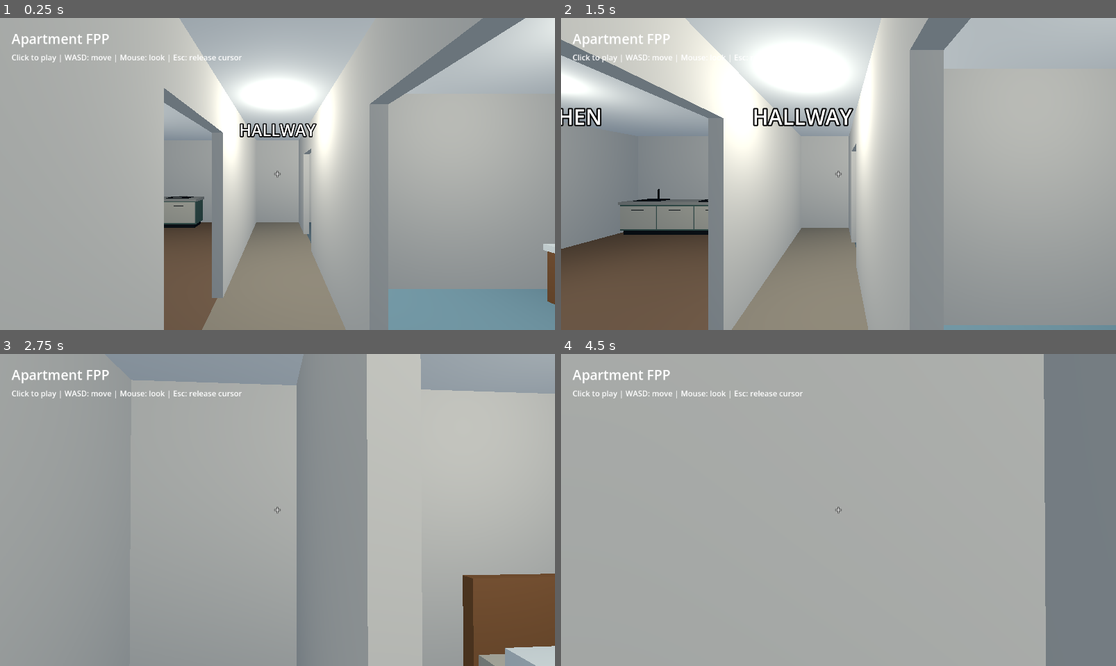
Above: before the commit, frames 1-4 (two rows, left to right).
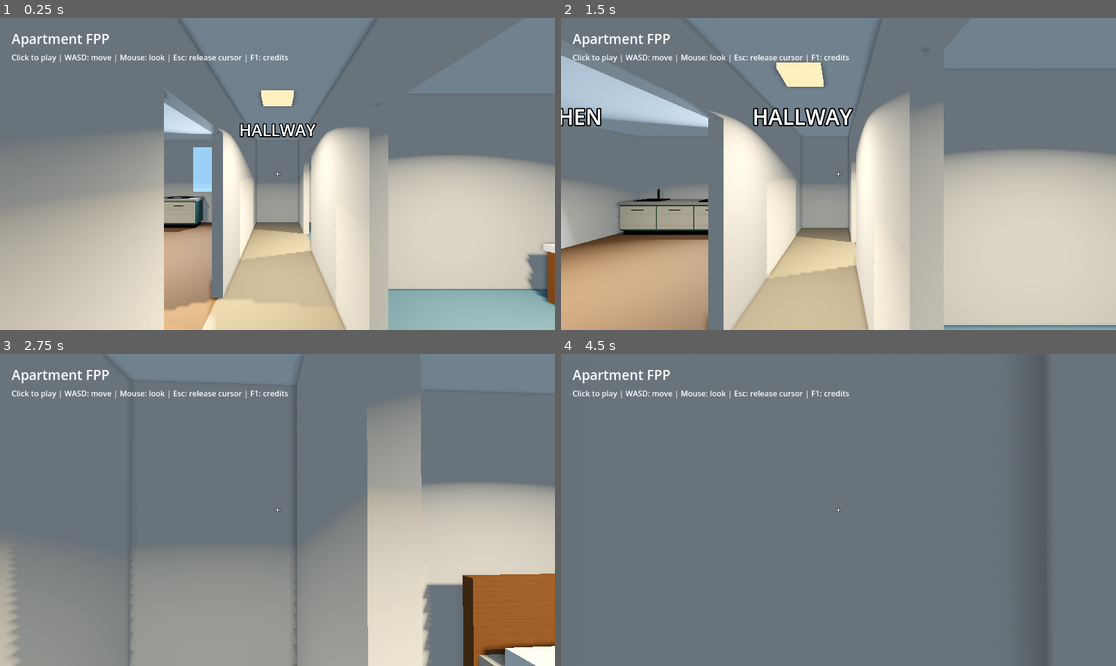
Above: after the commit, the same moments.

Repository: lwg1103/the-game-poc
Game: Godot game, scene res://scenes/main.tscn
Two runs of this game, one before a commit and one after it. Both use one fixed random seed, a clock stepped at 60 frames per second and the inputs below.
Inputs (mouse positions are in pixels of both pictures, inside the frame that each line leads up to):
- Up to frame 1 (0.25 s): no input
- Up to frame 2 (1.5 s): tap Enter at 0.5, 1.25 s; move the mouse to (960, 158) at 0.52 s; hold D (move_right) 0.53-1.28 s; click (960, 158) at 0.67 s; move the mouse to (810, 174) at 1.27 s; hold W (move_forward) from 1.28 s (still down); click (810, 174) at 1.42 s
- Up to frame 3 (2.75 s): keep holding W (move_forward); tap Enter at 2 s; move the mouse to (288, 503) at 2.02 s; click (288, 503) at 2.17 s
- Up to frame 4 (4.5 s): keep holding W (move_forward); tap Enter at 2.75, 3.5, 4.25 s; move the mouse to (832, 516) at 2.77 s; click (832, 516) at 2.92 s; move the mouse to (877, 513) at 3.52 s; click (877, 513) at 3.67 s; move the mouse to (794, 506) at 4.27 s; click (794, 506) at 4.42 s

The runs differ from the first frame. In frame 1, 86% of the frame differs, in the area x 0-100%, y 0-100%; in frame 2, 83%; in frame 3, 70%; in frame 4, 87%, in the area x 0-89%, y 0-100%.

Commit message:
Add licenses lighting GI evaluation and release benchmark (T12-T15)

Diff:
--- a/assets/models/bed.tscn
+++ b/assets/models/bed.tscn
@@ -13,42 +13,52 @@
 [ext_resource type="Material" path="res://assets/materials/stone.tres" id="stone"]
 
 [sub_resource type="BoxMesh" id="m0"]
+add_uv2 = true
 size = Vector3(1.6, 0.3, 2)
 material = ExtResource("oak")
 
 [sub_resource type="BoxMesh" id="m1"]
+add_uv2 = true
 size = Vector3(1.52, 0.22, 1.9)
 material = ExtResource("linen")
 
 [sub_resource type="BoxMesh" id="m2"]
+add_uv2 = true
 size = Vector3(1.6, 1, 0.08)
 material = ExtResource("oak")
 
 [sub_resource type="BoxMesh" id="m3"]
+add_uv2 = true
 size = Vector3(1.53, 0.08, 1.25)
 material = ExtResource("sage")
 
 [sub_resource type="BoxMesh" id="m4"]
+add_uv2 = true
 size = Vector3(0.6, 0.16, 0.4)
 material = ExtResource("ceramic")
 
 [sub_resource type="BoxMesh" id="m5"]
+add_uv2 = true
 size = Vector3(0.6, 0.16, 0.4)
 material = ExtResource("ceramic")
 
 [sub_resource type="BoxMesh" id="m6"]
+add_uv2 = true
 size = Vector3(0.06, 0.1, 0.06)
 material = ExtResource("oak")
 
 [sub_resource type="BoxMesh" id="m7"]
+add_uv2 = true
 size = Vector3(0.06, 0.1, 0.06)
 material = ExtResource("oak")
 
 [sub_resource type="BoxMesh" id="m8"]
+add_uv2 = true
 size = Vector3(0.06, 0.1, 0.06)
 material = ExtResource("oak")
 
 [sub_resource type="BoxMesh" id="m9"]
+add_uv2 = true
 size = Vector3(0.06, 0.1, 0.06)
 material = ExtResource("oak")
 
--- a/assets/models/kitchen.tscn
+++ b/assets/models/kitchen.tscn
@@ -13,58 +13,72 @@
 [ext_resource type="Material" path="res://assets/materials/stone.tres" id="stone"]
 
 [sub_resource type="BoxMesh" id="m0"]
+add_uv2 = true
 size = Vector3(2.9, 0.16, 0.52)
 material = ExtResource("metal")
 
 [sub_resource type="BoxMesh" id="m1"]
+add_uv2 = true
 size = Vector3(3, 0.7, 0.6)
 material = ExtResource("sage")
 
 [sub_resource type="BoxMesh" id="m2"]
+add_uv2 = true
 size = Vector3(3.06, 0.08, 0.65)
 material = ExtResource("stone")
 
 [sub_resource type="BoxMesh" id="m3"]
+add_uv2 = true
 size = Vector3(0.96, 0.63, 0.035)
 material = ExtResource("linen")
 
 [sub_resource type="BoxMesh" id="m4"]
+add_uv2 = true
 size = Vector3(0.96, 0.63, 0.035)
 material = ExtResource("linen")
 
 [sub_resource type="BoxMesh" id="m5"]
+add_uv2 = true
 size = Vector3(0.96, 0.63, 0.035)
 material = ExtResource("linen")
 
 [sub_resource type="BoxMesh" id="m6"]
+add_uv2 = true
 size = Vector3(0.3, 0.025, 0.03)
 material = ExtResource("metal")
 
 [sub_resource type="BoxMesh" id="m7"]
+add_uv2 = true
 size = Vector3(0.3, 0.025, 0.03)
 material = ExtResource("metal")
 
 [sub_resource type="BoxMesh" id="m8"]
+add_uv2 = true
 size = Vector3(0.3, 0.025, 0.03)
 material = ExtResource("metal")
 
 [sub_resource type="BoxMesh" id="m9"]
+add_uv2 = true
 size = Vector3(0.65, 0.025, 0.48)
 material = ExtResource("metal")
 
 [sub_resource type="BoxMesh" id="m10"]
+add_uv2 = true
 size = Vector3(0.22, 0.01, 0.19)
 material = ExtResource("stone")
 
 [sub_resource type="BoxMesh" id="m11"]
+add_uv2 = true
 size = Vector3(0.22, 0.01, 0.19)
 material = ExtResource("stone")
 
 [sub_resource type="BoxMesh" id="m12"]
+add_uv2 = true
 size = Vector3(0.65, 0.03, 0.43)
 material = ExtResource("metal")
 
 [sub_resource type="BoxMesh" id="m13"]
+add_uv2 = true
 size = Vector3(0.035, 0.3, 0.035)
 material = ExtResource("metal")
 
--- a/assets/models/shower.tscn
+++ b/assets/models/shower.tscn
@@ -13,22 +13,27 @@
 [ext_resource type="Material" path="res://assets/materials/stone.tres" id="stone"]
 
 [sub_resource type="BoxMesh" id="m0"]
+add_uv2 = true
 size = Vector3(1.1, 0.1, 1.1)
 material = ExtResource("ceramic")
 
 [sub_resource type="BoxMesh" id="m1"]
+add_uv2 = true
 size = Vector3(0.12, 0.01, 0.12)
 material = ExtResource("metal")
 
 [sub_resource type="BoxMesh" id="m2"]
+add_uv2 = true
 size = Vector3(1.1, 2, 0.04)
 material = ExtResource("stone")
 
 [sub_resource type="BoxMesh" id="m3"]
+add_uv2 = true
 size = Vector3(0.035, 1.1, 0.035)
 material = ExtResource("metal")
 
 [sub_resource type="BoxMesh" id="m4"]
+add_uv2 = true
 size = Vector3(0.2, 0.04, 0.26)
 material = ExtResource("metal")
 
--- a/assets/models/sofa.tscn
+++ b/assets/models/sofa.tscn
@@ -13,46 +13,57 @@
 [ext_resource type="Material" path="res://assets/materials/stone.tres" id="stone"]
 
 [sub_resource type="BoxMesh" id="m0"]
+add_uv2 = true
 size = Vector3(0.9, 0.22, 2.3)
 material = ExtResource("sage")
 
 [sub_resource type="BoxMesh" id="m1"]
+add_uv2 = true
 size = Vector3(0.18, 0.8, 2.3)
 material = ExtResource("sage")
 
 [sub_resource type="BoxMesh" id="m2"]
+add_uv2 = true
 size = Vector3(0.9, 0.55, 0.2)
 material = ExtResource("sage")
 
 [sub_resource type="BoxMesh" id="m3"]
+add_uv2 = true
 size = Vector3(0.9, 0.55, 0.2)
 material = ExtResource("sage")
 
 [sub_resource type="BoxMesh" id="m4"]
+add_uv2 = true
 size = Vector3(0.65, 0.2, 0.6)
 material = ExtResource("linen")
 
 [sub_resource type="BoxMesh" id="m5"]
+add_uv2 = true
 size = Vector3(0.65, 0.2, 0.6)
 material = ExtResource("linen")
 
 [sub_resource type="BoxMesh" id="m6"]
+add_uv2 = true
 size = Vector3(0.65, 0.2, 0.6)
 material = ExtResource("linen")
 
 [sub_resource type="BoxMesh" id="m7"]
+add_uv2 = true
 size = Vector3(0.06, 0.16, 0.06)
 material = ExtResource("oak")
 
 [sub_resource type="BoxMesh" id="m8"]
+add_uv2 = true
 size = Vector3(0.06, 0.16, 0.06)
 material = ExtResource("oak")
 
 [sub_resource type="BoxMesh" id="m9"]
+add_uv2 = true
 size = Vector3(0.06, 0.16, 0.06)
 material = ExtResource("oak")
 
 [sub_resource type="BoxMesh" id="m10"]
+add_uv2 = true
 size = Vector3(0.06, 0.16, 0.06)
 material = ExtResource("oak")
 
--- a/assets/models/table.tscn
+++ b/assets/models/table.tscn
@@ -13,22 +13,27 @@
 [ext_resource type="Material" path="res://assets/materials/stone.tres" id="stone"]
 
 [sub_resource type="BoxMesh" id="m0"]
+add_uv2 = true
 size = Vector3(0.8, 0.08, 1.2)
 material = ExtResource("oak")
 
 [sub_resource type="BoxMesh" id="m1"]
+add_uv2 = true
 size = Vector3(0.06, 0.52, 0.06)
 material = ExtResource("oak")
 
 [sub_resource type="BoxMesh" id="m2"]
+add_uv2 = true
 size = Vector3(0.06, 0.52, 0.06)
 material = ExtResource("oak")
 
 [sub_resource type="BoxMesh" id="m3"]
+add_uv2 = true
 size = Vector3(0.06, 0.52, 0.06)
 material = ExtResource("oak")
 
 [sub_resource type="BoxMesh" id="m4"]
+add_uv2 = true
 size = Vector3(0.06, 0.52, 0.06)
 material = ExtResource("oak")
 
--- a/assets/models/vanity.tscn
+++ b/assets/models/vanity.tscn
@@ -13,22 +13,27 @@
 [ext_resource type="Material" path="res://assets/materials/stone.tres" id="stone"]
 
 [sub_resource type="BoxMesh" id="m0"]
+add_uv2 = true
 size = Vector3(0.6, 0.65, 1.2)
 material = ExtResource("oak")
 
 [sub_resource type="BoxMesh" id="m1"]
+add_uv2 = true
 size = Vector3(0.65, 0.08, 1.24)
 material = ExtResource("ceramic")
 
 [sub_resource type="BoxMesh" id="m2"]
+add_uv2 = true
 size = Vector3(0.4, 0.04, 0.65)
 material = ExtResource("stone")
 
 [sub_resource type="BoxMesh" id="m3"]
+add_uv2 = true
 size = Vector3(0.04, 0.25, 0.04)
 material = ExtResource("metal")
 
 [sub_resource type="BoxMesh" id="m4"]
+add_uv2 = true
 size = Vector3(0.03, 0.03, 0.4)
 material = ExtResource("metal")
 
--- /dev/null
+++ b/docs/benchmark-t15.json
@@ -0,0 +1,10 @@
+{
+	"average_fps": 601.887519260401,
+	"draw_calls": 47.0,
+	"frames": 1200,
+	"gpu": "NVIDIA GeForce RTX 3060",
+	"mean_ms": 1.66144,
+	"p99_ms": 2.394,
+	"resolution": "(1920, 1080)",
+	"worst_ms": 2.752
+}
--- a/scenes/apartment.tscn
+++ b/scenes/apartment.tscn
@@ -37,98 +37,122 @@
 roughness = 0.9
 
 [sub_resource type="BoxMesh" id="box1"]
+add_uv2 = true
 material = SubResource("living")
 size = Vector3(5, 0.2, 8)
 
 [sub_resource type="BoxMesh" id="box2"]
+add_uv2 = true
 material = SubResource("hall")
 size = Vector3(1.6, 0.2, 8)
 
 [sub_resource type="BoxMesh" id="box3"]
+add_uv2 = true
 material = SubResource("bed")
 size = Vector3(3.4, 0.2, 4)
 
 [sub_resource type="BoxMesh" id="box4"]
+add_uv2 = true
 material = SubResource("bath")
 size = Vector3(3.4, 0.2, 4)
 
 [sub_resource type="BoxMesh" id="box5"]
+add_uv2 = true
 material = SubResource("wall")
 size = Vector3(10.2, 2.8, 0.2)
 
 [sub_resource type="BoxMesh" id="box6"]
+add_uv2 = true
 material = SubResource("wall")
 size = Vector3(10.2, 2.8, 0.2)
 
 [sub_resource type="BoxMesh" id="box7"]
+add_uv2 = true
 material = SubResource("wall")
 size = Vector3(0.2, 2.8, 8)
 
 [sub_resource type="BoxMesh" id="box8"]
+add_uv2 = true
 material = SubResource("wall")
 size = Vector3(0.2, 2.8, 8)
 
 [sub_resource type="BoxMesh" id="box9"]
+add_uv2 = true
 material = SubResource("wall")
 size = Vector3(3.4, 2.8, 0.15)
 
 [sub_resource type="BoxMesh" id="box10"]
+add_uv2 = true
 material = SubResource("wall")
 size = Vector3(0.15, 2.8, 4.3)
 
 [sub_resource type="BoxMesh" id="box11"]
+add_uv2 = true
 material = SubResource("wall")
 size = Vector3(0.15, 2.8, 2.3)
 
 [sub_resource type="BoxMesh" id="box12"]
+add_uv2 = true
 material = SubResource("wall")
 size = Vector3(0.15, 2.8, 1.4)
 
 [sub_resource type="BoxMesh" id="box13"]
+add_uv2 = true
 material = SubResource("wall")
 size = Vector3(0.15, 2.8, 2.8)
 
 [sub_resource type="BoxMesh" id="box14"]
+add_uv2 = true
 material = SubResource("wall")
 size = Vector3(0.15, 2.8, 1.4)
 
 [sub_resource type="BoxMesh" id="box15"]
+add_uv2 = true
 material = SubResource("wall")
 size = Vector3(0.15, 0.6, 1.4)
 
 [sub_resource type="BoxMesh" id="box16"]
+add_uv2 = true
 material = SubResource("wall")
 size = Vector3(0.15, 0.6, 1.2)
 
 [sub_resource type="BoxMesh" id="box17"]
+add_uv2 = true
 material = SubResource("wall")
 size = Vector3(0.15, 0.6, 1.2)
 
 [sub_resource type="BoxMesh" id="box18"]
+add_uv2 = true
 material = SubResource("white")
 size = Vector3(10, 0.2, 8)
 
 [sub_resource type="BoxMesh" id="box19"]
+add_uv2 = true
 material = SubResource("white")
 size = Vector3(3, 0.9, 0.65)
 
 [sub_resource type="BoxMesh" id="box20"]
+add_uv2 = true
 material = SubResource("furniture")
 size = Vector3(1, 0.8, 2.4)
 
 [sub_resource type="BoxMesh" id="box21"]
+add_uv2 = true
 material = SubResource("white")
 size = Vector3(0.8, 0.6, 1.2)
 
 [sub_resource type="BoxMesh" id="box22"]
+add_uv2 = true
 material = SubResource("white")
 size = Vector3(1.6, 0.6, 2)
 
 [sub_resource type="BoxMesh" id="box23"]
+add_uv2 = true
 material = SubResource("white")
 size = Vector3(1.1, 0.16, 1.1)
 
 [sub_resource type="BoxMesh" id="box24"]
+add_uv2 = true
 material = SubResource("white")
 size = Vector3(0.6, 0.8, 1.2)
 
@@ -292,10 +316,14 @@
 pixel_size = 0.005
 text = "LIVING + KITCHEN"
 
-[node name="PreviewLight" type="OmniLight3D" parent="LivingKitchen"]
+[node name="CeilingLight" type="SpotLight3D" parent="LivingKitchen"]
 position = Vector3(-2.5, 2.45, 0)
-light_energy = 1.2
-omni_range = 6.0
+rotation_degrees = Vector3(-90, 0, 0)
+light_color = Color(1, 0.88, 0.72, 1)
+light_energy = 2.0
+shadow_enabled = true
+spot_angle = 75.0
+spot_range = 5.5
 
 [node name="RoomLabel" type="Label3D" parent="Bedroom"]
 position = Vector3(3.3, 2.3, -2)
@@ -304,10 +332,14 @@
 pixel_size = 0.005
 text = "BEDROOM"
 
-[node name="PreviewLight" type="OmniLight3D" parent="Bedroom"]
+[node name="CeilingLight" type="SpotLight3D" parent="Bedroom"]
 position = Vector3(3.3, 2.45, -2)
-light_energy = 1.2
-omni_range = 6.0
+rotation_degrees = Vector3(-90, 0, 0)
+light_color = Color(1, 0.88, 0.72, 1)
+light_energy = 2.0
+shadow_enabled = true
+spot_angle = 75.0
+spot_range = 5.5
 
 [node name="RoomLabel" type="Label3D" parent="Bathroom"]
 position = Vector3(3.3, 2.3, 2)
@@ -316,10 +348,14 @@
 pixel_size = 0.005
 text = "BATHROOM"
 
-[node name="PreviewLight" type="OmniLight3D" parent="Bathroom"]
+[node name="CeilingLight" type="SpotLight3D" parent="Bathroom"]
 position = Vector3(3.3, 2.45, 2)
-light_energy = 1.2
-omni_range = 6.0
+rotation_degrees = Vector3(-90, 0, 0)
+light_color = Color(1, 0.88, 0.72, 1)
+light_energy = 2.0
+shadow_enabled = true
+spot_angle = 75.0
+spot_range = 5.5
 
 [node name="RoomLabel" type="Label3D" parent="Hallway"]
 position = Vector3(0.8, 2.3, 0)
@@ -328,10 +364,14 @@
 pixel_size = 0.005
 text = "HALLWAY"
 
-[node name="PreviewLight" type="OmniLight3D" parent="Hallway"]
+[node name="CeilingLight" type="SpotLight3D" parent="Hallway"]
 position = Vector3(0.8, 2.45, 0)
-light_energy = 1.2
-omni_range = 6.0
+rotation_degrees = Vector3(-90, 0, 0)
+light_color = Color(1, 0.88, 0.72, 1)
+light_energy = 2.0
+shadow_enabled = true
+spot_angle = 75.0
+spot_range = 5.5
 
 [node name="Body" type="StaticBody3D" parent="Walls/North"]
 
--- /dev/null
+++ b/scenes/lighting_fixtures.tscn
@@ -0,0 +1,52 @@
+[gd_scene load_steps=5 format=3]
+
+[sub_resource type="StandardMaterial3D" id="lamp"]
+albedo_color = Color(0.9,0.85,0.7,1)
+emission_enabled = true
+emission = Color(1,0.8,0.5,1)
+
+[sub_resource type="BoxMesh" id="fixture"]
+size = Vector3(0.45,0.06,0.45)
+material = SubResource("lamp")
+add_uv2 = true
+
+[sub_resource type="StandardMaterial3D" id="sky"]
+albedo_color = Color(0.65,0.8,0.95,1)
+emission_enabled = true
+emission = Color(0.4,0.6,0.8,1)
+
+[sub_resource type="BoxMesh" id="window"]
+size = Vector3(1.7,1.5,0.04)
+material = SubResource("sky")
+add_uv2 = true
+
+[node name="LightingFixtures" type="Node3D"]
+
+[node name="Living" type="MeshInstance3D" parent="."]
+position = Vector3(-2.5,2.76,0)
+mesh = SubResource("fixture")
+
+[node name="Bedroom" type="MeshInstance3D" parent="."]
+position = Vector3(3.3,2.76,-2)
+mesh = SubResource("fixture")
+
+[node name="Bathroom" type="MeshInstance3D" parent="."]
+position = Vector3(3.3,2.76,2)
+mesh = SubResource("fixture")
+
+[node name="Hall" type="MeshInstance3D" parent="."]
+position = Vector3(0.8,2.76,0)
+mesh = SubResource("fixture")
+
+[node name="Window" type="MeshInstance3D" parent="."]
+position = Vector3(-1.2,1.8,-3.88)
+mesh = SubResource("window")
+
+[node name="Daylight" type="SpotLight3D" parent="."]
+position = Vector3(-1.2,2,-3.7)
+rotation_degrees = Vector3(-20,180,0)
+light_color = Color(0.72,0.84,1,1)
+light_energy = 3.0
+shadow_enabled = true
+spot_range = 7.0
+spot_angle = 65.0
--- a/scenes/main.tscn
+++ b/scenes/main.tscn
@@ -1,16 +1,25 @@
-[gd_scene load_steps=5 format=3]
+[gd_scene load_steps=8 format=3]
 
 [ext_resource type="PackedScene" path="res://ui/startup_overlay.tscn" id="1_overlay"]
 [ext_resource type="PackedScene" path="res://scenes/player.tscn" id="2_player"]
 
 [ext_resource type="PackedScene" path="res://scenes/apartment.tscn" id="3_apartment"]
 
+[ext_resource type="Script" path="res://scripts/benchmark.gd" id="benchmark"]
+
+[ext_resource type="PackedScene" path="res://scenes/lighting_fixtures.tscn" id="fixtures"]
+
+[ext_resource type="Script" path="res://scripts/credits.gd" id="credits"]
+
 [sub_resource type="Environment" id="Environment_main"]
 background_mode = 1
 background_color = Color(0.08, 0.11, 0.15, 1)
-ambient_light_source = 3
+ambient_light_source = 2
 ambient_light_color = Color(0.7, 0.78, 0.9, 1)
-ambient_light_energy = 0.6
+ambient_light_energy = 0.35
+tonemap_mode = 2
+tonemap_exposure = 1.0
+ssao_enabled = true
 
 [node name="Main" type="Node3D"]
 
@@ -21,9 +30,17 @@
 
 [node name="Sun" type="DirectionalLight3D" parent="."]
 rotation_degrees = Vector3(-50, -30, 0)
-shadow_enabled = true
+light_energy = 0.0
 
 [node name="Player" parent="." instance=ExtResource("2_player")]
 position = Vector3(0.8, 0.05, 3)
 
 [node name="StartupOverlay" parent="." instance=ExtResource("1_overlay")]
+
+[node name="Benchmark" type="Node" parent="."]
+script = ExtResource("benchmark")
+
+[node name="LightingFixtures" parent="." instance=ExtResource("fixtures")]
+
+[node name="Credits" type="CanvasLayer" parent="."]
+script = ExtResource("credits")
--- /dev/null
+++ b/scripts/benchmark.gd
@@ -0,0 +1,40 @@
+extends Node
+## Opt-in release-build measurement; normal play has no per-frame benchmark work.
+var samples: Array[float] = []
+var frames: int = 0
+var previous: int
+
+func _ready() -> void:
+	set_process("--benchmark" in OS.get_cmdline_user_args())
+	if not is_processing():
+		return
+	DisplayServer.window_set_size(Vector2i(1920, 1080))
+	DisplayServer.window_set_vsync_mode(DisplayServer.VSYNC_DISABLED)
+	Engine.max_fps = 0
+	var player := get_parent().get_node("Player")
+	player.set_physics_process(false)
+	player.position = Vector3(-0.8, 0, 2.8)
+	player.rotation.y = 0.6
+	player.get_node("Camera").rotation.x = -0.15
+	previous = Time.get_ticks_usec()
+
+func _process(_delta: float) -> void:
+	var now := Time.get_ticks_usec()
+	var elapsed := float(now - previous) / 1000.0
+	previous = now
+	frames += 1
+	if frames > 240:
+		samples.append(elapsed)
+	if samples.size() == 1200:
+		var total := 0.0
+		for value: float in samples:
+			total += value
+		samples.sort()
+		var report := {"gpu": RenderingServer.get_video_adapter_name(), "resolution": DisplayServer.window_get_size(), "frames": samples.size(), "mean_ms": total / samples.size(), "average_fps": 1000.0 * samples.size() / total, "p99_ms": samples[1188], "worst_ms": samples[-1], "draw_calls": Performance.get_monitor(Performance.RENDER_TOTAL_DRAW_CALLS_IN_FRAME)}
+		var output := "user://benchmark.json"
+		for argument: String in OS.get_cmdline_user_args():
+			if argument.begins_with("--report="):
+				output = argument.trim_prefix("--report=")
+		FileAccess.open(output, FileAccess.WRITE).store_string(JSON.stringify(report, "\t"))
+		print(report)
+		get_tree().quit()
--- /dev/null
+++ b/scripts/credits.gd
@@ -0,0 +1,16 @@
+extends CanvasLayer
+
+func _unhandled_input(event: InputEvent) -> void:
+	if event is InputEventKey and event.pressed and not event.echo and event.keycode == KEY_F1:
+		get_parent().get_node("Player").release_controls()
+		var dialog := AcceptDialog.new()
+		dialog.title = "Credits and licenses"
+		add_child(dialog)
+		var text := TextEdit.new()
+		text.editable = false
+		text.custom_minimum_size = Vector2(720, 450)
+		text.text = "Apartment FPP\nModels, materials and code authored for this repository.\nGodot Engine 4.7.2 — https://godotengine.org/license/\n\n" + Engine.get_license_text() + "\n\nThird-party notices:\n" + JSON.stringify(Engine.get_copyright_info(), "  ")
+		dialog.add_child(text)
+		dialog.confirmed.connect(dialog.queue_free)
+		dialog.canceled.connect(dialog.queue_free)
+		dialog.popup_centered()
--- /dev/null
+++ b/tests/lighting_test.gd
@@ -0,0 +1,23 @@
+extends SceneTree
+
+func _initialize() -> void:
+	var trial := (load("res://tools/lightmap_trial.tscn") as PackedScene).instantiate()
+	var gi := trial.get_node("LightmapGI") as LightmapGI
+	if gi.light_data == null:
+		push_error("The LightmapGI trial must contain baked light data.")
+		quit(1)
+		return
+	for name: String in ["Floor", "Furniture"]:
+		var mesh: Mesh = trial.get_node(name).mesh
+		if mesh.surface_get_arrays(0)[Mesh.ARRAY_TEX_UV2].is_empty():
+			push_error("Static bake geometry must have UV2.")
+			quit(1)
+			return
+	trial.free()
+	for path: String in ["res://licenses/GODOT_LICENSE.txt", "res://licenses/GODOT_COPYRIGHT.txt", "res://licenses/ASSET_SOURCES.txt"]:
+		if not FileAccess.file_exists(path):
+			push_error("Missing redistribution notice: " + path)
+			quit(1)
+			return
+	print("PASS: Baked trial, UV2 and redistribution notices.")
+	quit(0)
--- /dev/null
+++ b/tools/lighting_probe.gd
@@ -0,0 +1,12 @@
+extends SceneTree
+
+func _initialize() -> void:
+	var mesh := BoxMesh.new()
+	mesh.add_uv2 = true
+	print("UV2 vertices: ", mesh.surface_get_arrays(0)[Mesh.ARRAY_TEX_UV2].size())
+	var gi := LightmapGI.new()
+	for method: Dictionary in gi.get_method_list():
+		if "bake" in method.name:
+			print(method)
+	gi.free()
+	quit()
--- /dev/null
+++ b/tools/lightmap_trial.tscn
@@ -0,0 +1,37 @@
+[gd_scene format=3 uid="uid://ciac13jibxw1l"]
+
+[ext_resource type="LightmapGIData" uid="uid://cbpgf0l001to8" path="res://tools/lightmap_trial.lmbake" id="1_rmjeo"]
+
+[sub_resource type="BoxMesh" id="floor"]
+lightmap_size_hint = Vector2i(54, 33)
+add_uv2 = true
+size = Vector3(5, 0.2, 5)
+
+[sub_resource type="BoxMesh" id="box"]
+lightmap_size_hint = Vector2i(14, 21)
+add_uv2 = true
+
+[sub_resource type="Environment" id="environment"]
+ambient_light_source = 2
+ambient_light_energy = 0.3
+
+[node name="LightmapTrial" type="Node3D" unique_id=1344752872]
+
+[node name="Floor" type="MeshInstance3D" parent="." unique_id=344622072]
+mesh = SubResource("floor")
+
+[node name="Furniture" type="MeshInstance3D" parent="." unique_id=360610183]
+transform = Transform3D(1, 0, 0, 0, 1, 0, 0, 0, 1, 0, 0.6, 0)
+mesh = SubResource("box")
+
+[node name="Light" type="OmniLight3D" parent="." unique_id=1041497425]
+transform = Transform3D(1, 0, 0, 0, 1, 0, 0, 0, 1, 1, 3, 1)
+shadow_enabled = true
+omni_range = 8.0
+
+[node name="Environment" type="WorldEnvironment" parent="." unique_id=321594756]
+environment = SubResource("environment")
+
+[node name="LightmapGI" type="LightmapGI" parent="." unique_id=1880940340]
+quality = 0
+light_data = ExtResource("1_rmjeo")
--- a/ui/startup_overlay.tscn
+++ b/ui/startup_overlay.tscn
@@ -44,4 +44,4 @@
 offset_top = 70.0
 offset_right = 560.0
 offset_bottom = 110.0
-text = "Click to play | WASD: move | Mouse: look | Esc: release cursor"
+text = "Click to play | WASD: move | Mouse: look | Esc: release cursor | F1: credits"
Not shown, changed: export_presets.cfg
Not shown, added: licenses/ASSET_SOURCES.txt
Not shown, added: licenses/GODOT_COPYRIGHT.txt
Not shown, added: licenses/GODOT_LICENSE.txt
Not shown, added: scripts/benchmark.gd.uid
Not shown, added: scripts/credits.gd.uid
Not shown, added: tools/lighting_probe.gd.uid
Binary file added: tools/lightmap_trial.exr
Not shown, added: tools/lightmap_trial.exr.import
Binary file added: tools/lightmap_trial.lmbake
Not shown, changed: docs/BACKLOG.md
Not shown, added: docs/LIGHTING.md
